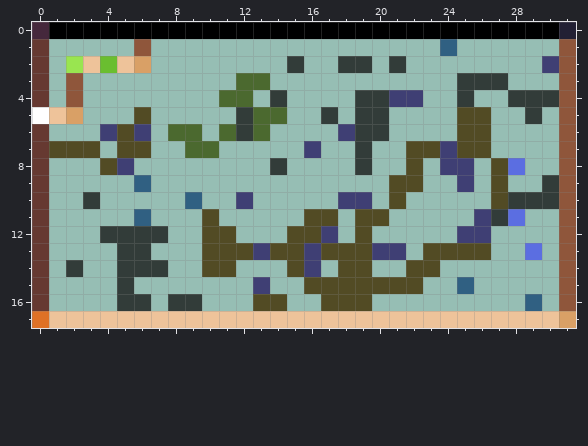
Two versions of one pixel-art sprite, assets/maps/lvl-01.png. That is the earlier state.
The file is 32x18 pixels.
The result:
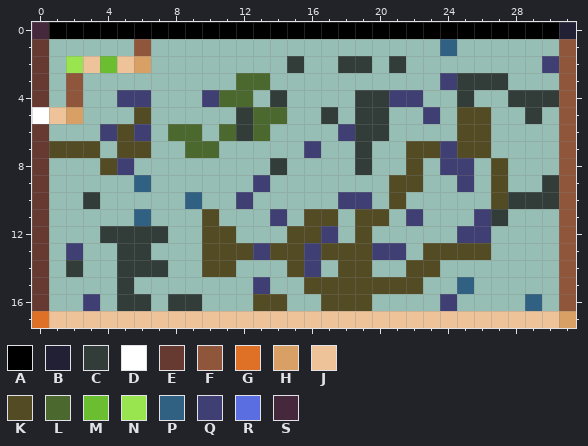
Palette (. is transparent): A #000000  B #222034  C #323c39  D #ffffff  E #663931  F #8f563b  G #df7126  H #d9a066  J #eec39a  K #524b24  L #4b692f  M #6abe30  N #99e550  P #306082  Q #3f3f74  R #5b6ee1  S #45283c
Changes in this commit:
y 3: x 24 . -> Q
y 4: x 5..6 .. -> QQ; x 10 . -> Q
y 5: x 23 . -> Q
y 8: x 28 R -> .
y 9: x 13 . -> Q
y 11: x 14 . -> Q; x 22 . -> Q; x 28 R -> .
y 13: x 2 . -> Q; x 29 R -> .
y 16: x 3 . -> Q; x 24 . -> Q
Boxes around the changes in both pictures, in picture pixels (x1, y1, x2, y2):
changed: (423, 73, 542, 311)
added: (117, 90, 219, 107)
added: (253, 175, 287, 226)
added: (406, 209, 423, 226)
added: (66, 243, 100, 311)
